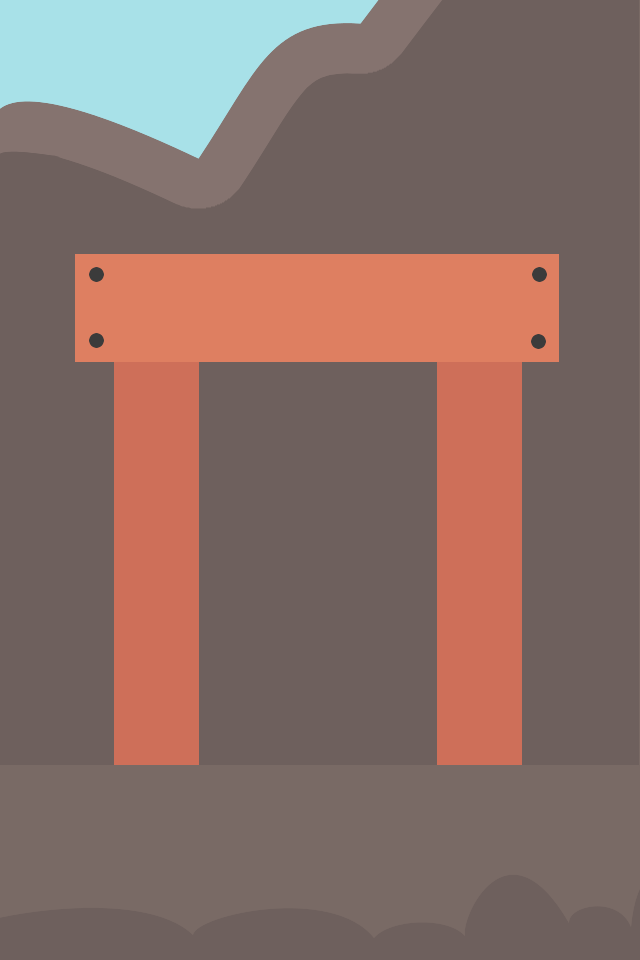
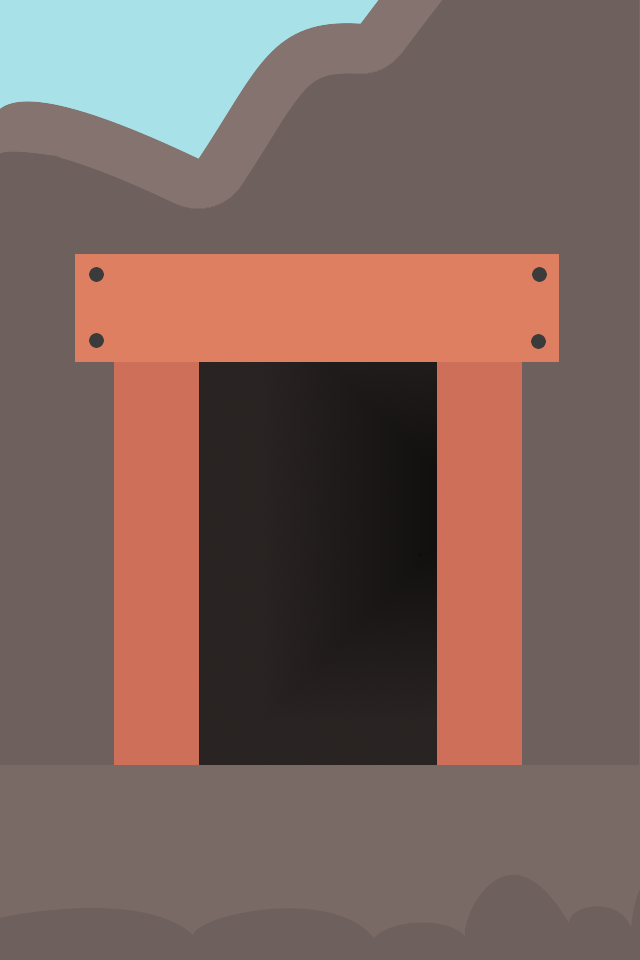
Comparing the layer stacks of the two 640x960 images. Changes:
painted on "Background" over [199, 362, 437, 765]
